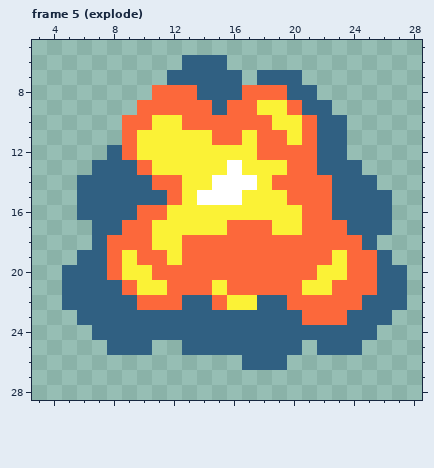
Pixel-art file: res/spritesheets/explosion.aseprite. The picture above is the old version.
32x32 pixels, 10 frames. Shown: frame 5 (explode): x 3..28, y 5..28. The commit also changed other frames, which this record leaves out.
Now the later version:
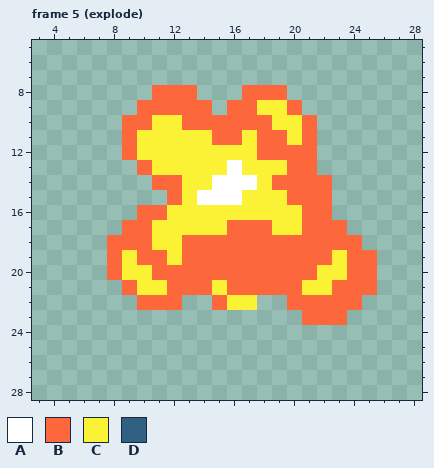
Palette (. is transparent): A #ffffff  B #fc683b  C #fbf236  D #306082
Difference:
layer "Layer 2" now hidden
--- frame 5 (explode)
@@ x 3..28 @@
  5 ..........................
- 6 ..........DDD.............
- 7 .........DDDDD.DDD........
- 8 ........BBBDDDBBBDD.......
- 9 .......BBBBBDBBCCBDD......
-10 ......BBCCBBBBBBCCBDD.....
-11 ......BCCCCCBBCBBCBDD.....
-12 .....DBCCCCCCCCBBBBDD.....
-13 ....DDDBCCCCCACCCBBDDD....
-14 ...DDDDDBBCCAAACBBBBDDD...
-15 ...DDDDDDBCAAACCCBBBDDDD..
-16 ...DDDDBBCCCCCCCCCBBDDDD..
-17 ....DDBBCCCCCBBBCCBBBDDD..
-18 ....DBBBCCBBBBBBBBBBBBD...
-19 ...DDBCBBCBBBBBBBBBBCBBD..
-20 ..DDDBCCBBBBBBBBBBBCCBBDD.
-21 ..DDDDBCCBBBCBBBBBCCBBBDD.
-22 ..DDDDDBBBDDBCCDDBBBBBDDD.
-23 ...DDDDDDDDDDDDDDDBBBDDD..
-24 ....DDDDDDDDDDDDDDDDDDD...
-25 .....DDD..DDDDDDDD.DDD....
-26 ..............DDD.........
+ 6 ..........................
+ 7 ..........................
+ 8 ........BBB...BBB.........
+ 9 .......BBBBB.BBCCB........
+10 ......BBCCBBBBBBCCB.......
+11 ......BCCCCCBBCBBCB.......
+12 ......BCCCCCCCCBBBB.......
+13 .......BCCCCCACCCBB.......
+14 ........BBCCAAACBBBB......
+15 .........BCAAACCCBBB......
+16 .......BBCCCCCCCCCBB......
+17 ......BBCCCCCBBBCCBBB.....
+18 .....BBBCCBBBBBBBBBBBB....
+19 .....BCBBCBBBBBBBBBBCBB...
+20 .....BCCBBBBBBBBBBBCCBB...
+21 ......BCCBBBCBBBBBCCBBB...
+22 .......BBB..BCC..BBBBB....
+23 ..................BBB.....
+24 ..........................
+25 ..........................
+26 ..........................
 27 ..........................
Pixel boxes of the changes (left, top, right, bottom) in both pictures:
erased: (62, 55, 407, 370)
